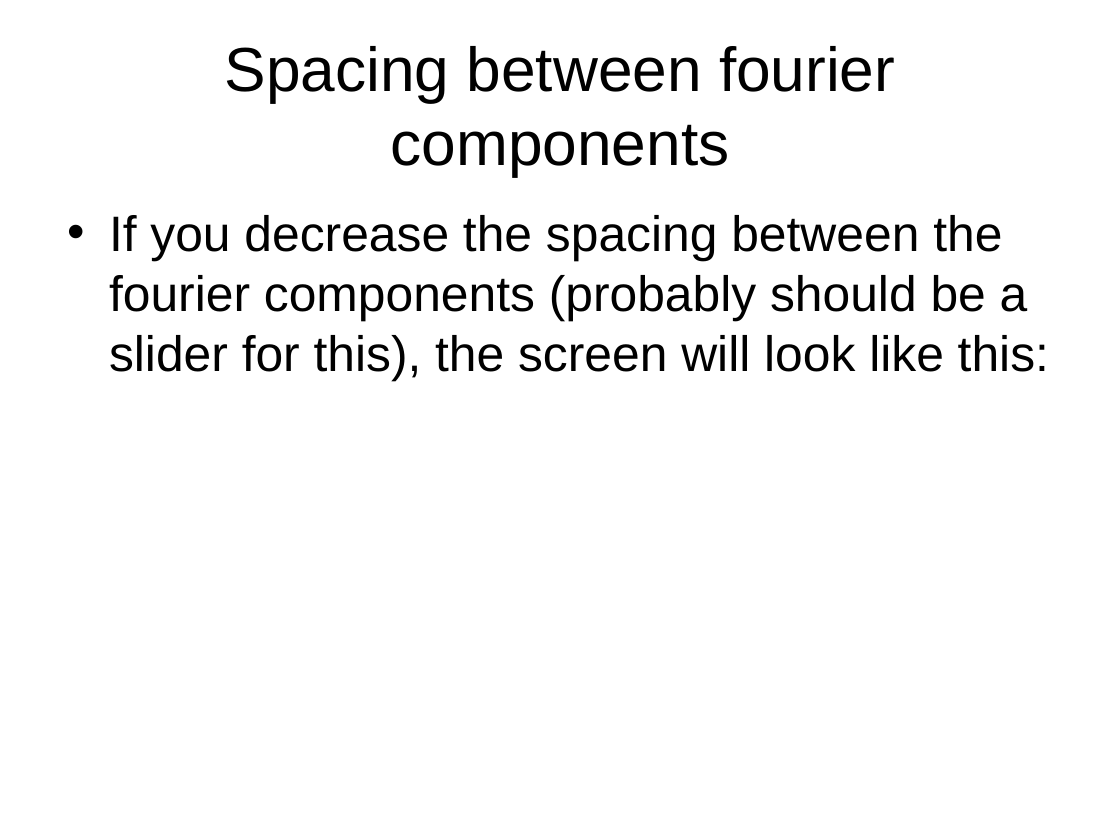
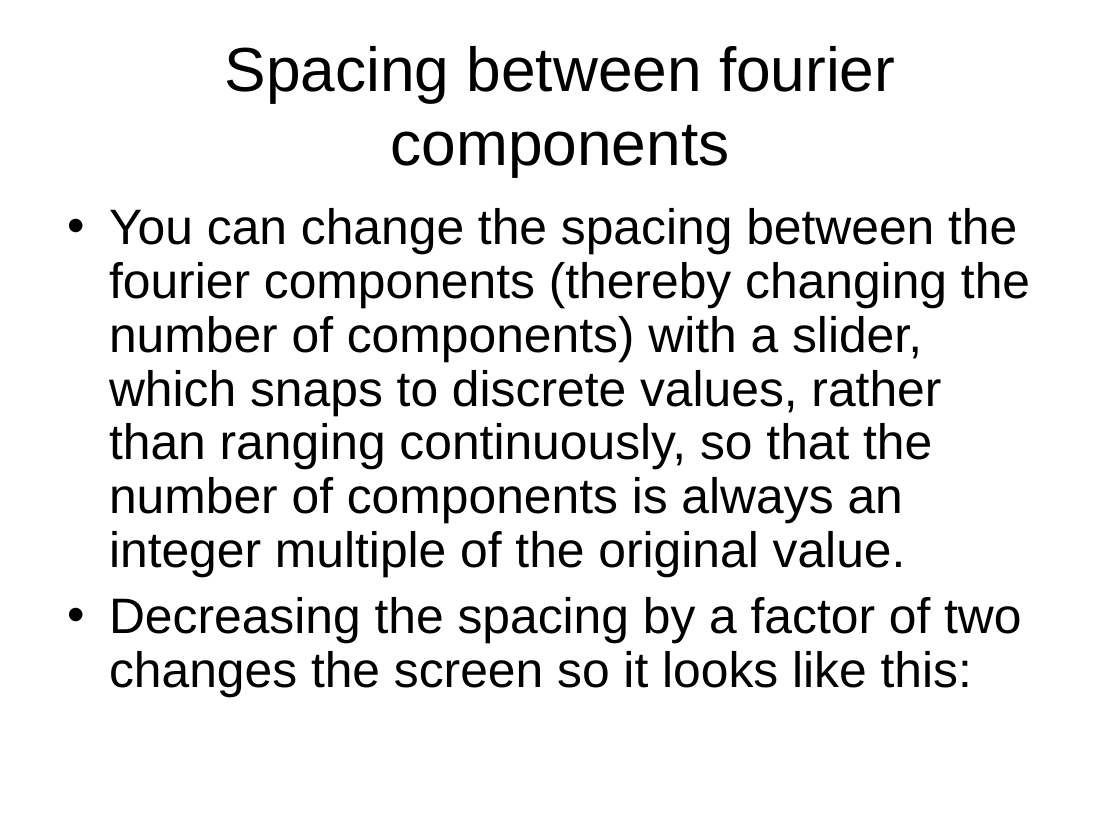
Before and after one commit to azharawaw/sim, a slide deck: slide 22 of trunk/fourier/doc/Fourier_Design_Outline.ppt (slide 12 before the commit). Drawn at 1120x840 pixels with LibreOffice and Linux fonts; fonts in the diff are those of the drawing. Boxes give left, top, right and bottom in pixels: in the first picture for what was removed or moved away, otherwise in the second. Text is boxed around its words. In the diff, an @@ line names an element or a change of style, - is before the commit and + after.

Commit message:
updated design from Sam McKagan, based on 5/4/2005 input from Fourier team

```diff
--- a/trunk/fourier/doc/Fourier_Design_Outline.ppt
+++ b/trunk/fourier/doc/Fourier_Design_Outline.ppt
@@ text at (109,208,1030,698): text changed @@
-• If you decrease the spacing between the fourier components (probably should be a slider for this), the screen will look like this:
+• You can change the spacing between the fourier components (thereby changing the number of components) with a slider, which snaps to discrete values, rather than ranging continuously, so that the number of components is always an integer multiple of the original value.
+• Decreasing the spacing by a factor of two changes the screen so it looks like this:
```
Also in this commit, not shown: 10 other slides changed, 16 slides added, 6 slides removed.
